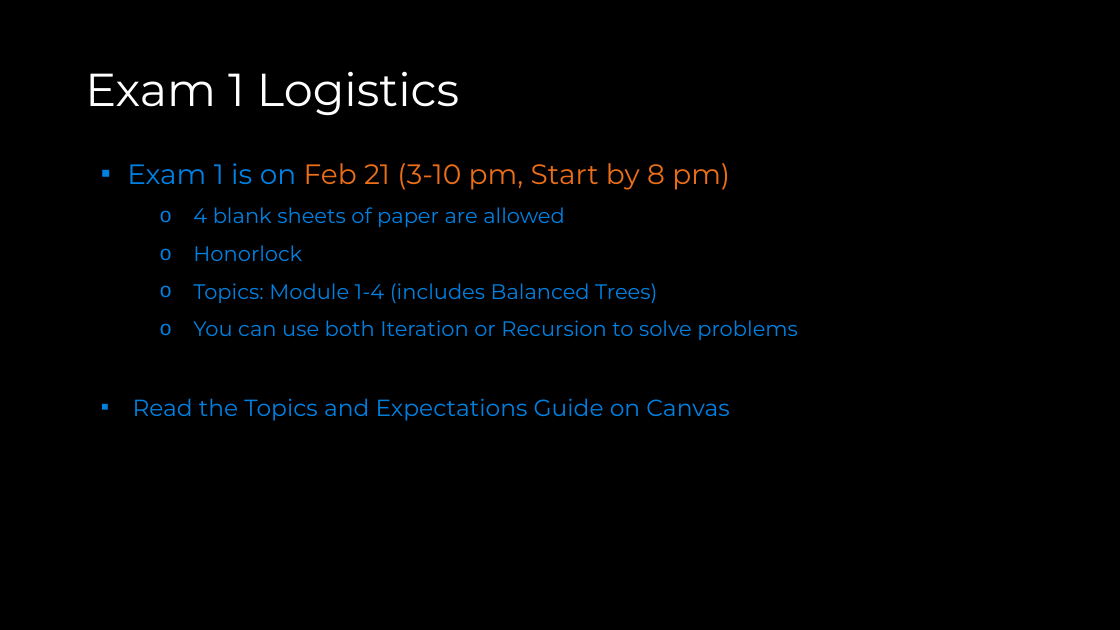
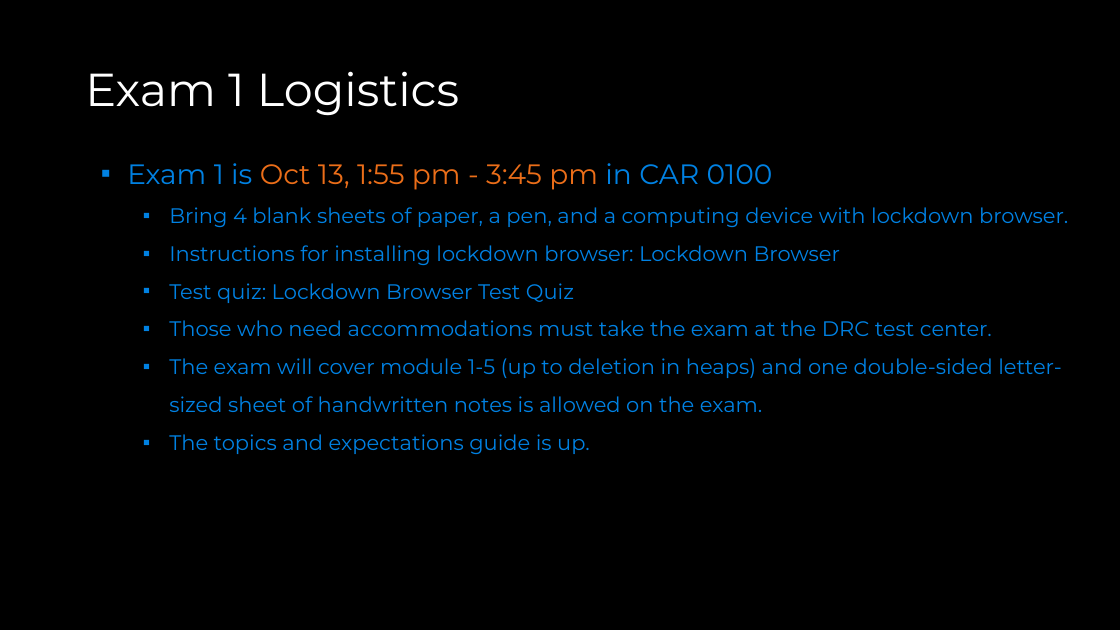
Before and after one commit to COP3530/Instructional-Content, a slide deck: slide 4 of Slides/Slides-PPT/Exam 1 - Review A.pptx. Drawn at 1120x630 pixels with LibreOffice and Linux fonts; fonts in the diff are those of the drawing. Boxes give left, top, right and bottom in pixels: in the first picture for what was removed or moved away, otherwise in the second. Text is boxed around its words. In the diff, an @@ line names an element or a change of style, - is before the commit and + after.

Commit message:
Exam review slided updated

```diff
--- a/Slides/Slides-PPT/Exam 1 - Review A.pptx
+++ b/Slides/Slides-PPT/Exam 1 - Review A.pptx
@@ text at [127,163,1068,454]: text changed @@
-▪ Exam 1 is on Feb 21 (3-10 pm, Start by 8 pm)
-    o 4 blank sheets of paper are allowed
-    o Honorlock
-    o Topics: Module 1-4 (includes Balanced Trees)
-    o You can use both Iteration or Recursion to solve problems
-▪ Read the Topics and Expectations Guide on Canvas
+▪ Exam 1 is Oct 13, 1:55 pm - 3:45 pm in CAR 0100
+  ▪ Bring 4 blank sheets of paper, a pen, and a computing device with lockdown browser.
+  ▪ Instructions for installing lockdown browser: Lockdown Browser
+  ▪ Test quiz: Lockdown Browser Test Quiz
+  ▪ Those who need accommodations must take the exam at the DRC test center.
+  ▪ The exam will cover module 1-5 (up to deletion in heaps) and one double-sided letter-sized sheet of handwritten notes is allowed on the exam.
+  ▪ The topics and expectations guide is up.
```
Also in this commit, not shown: 1 other slide changed, 2 other files.
